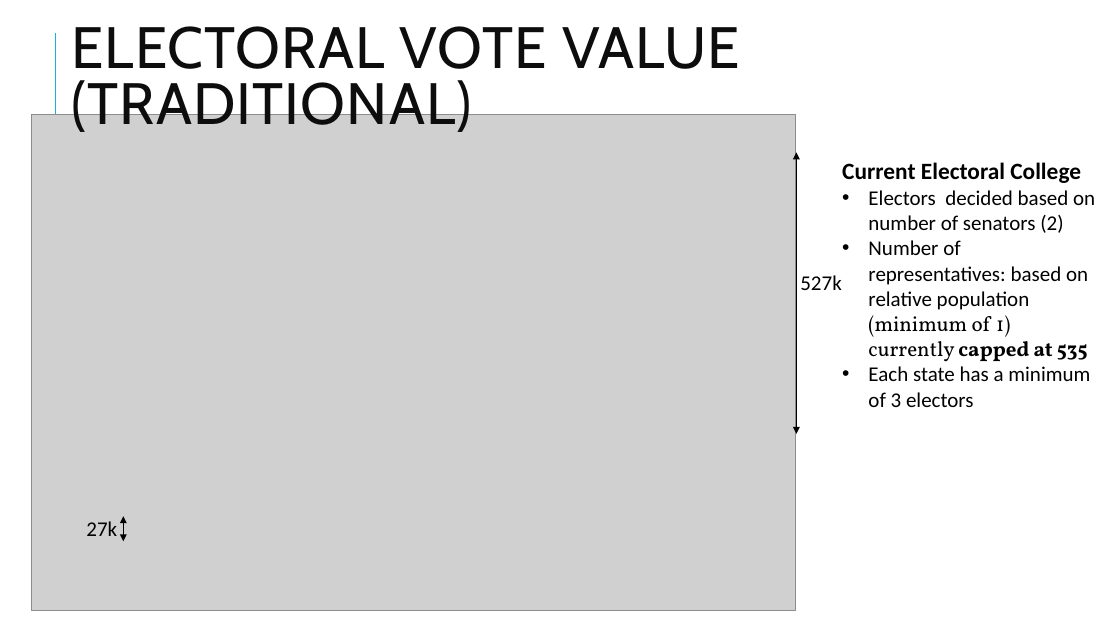
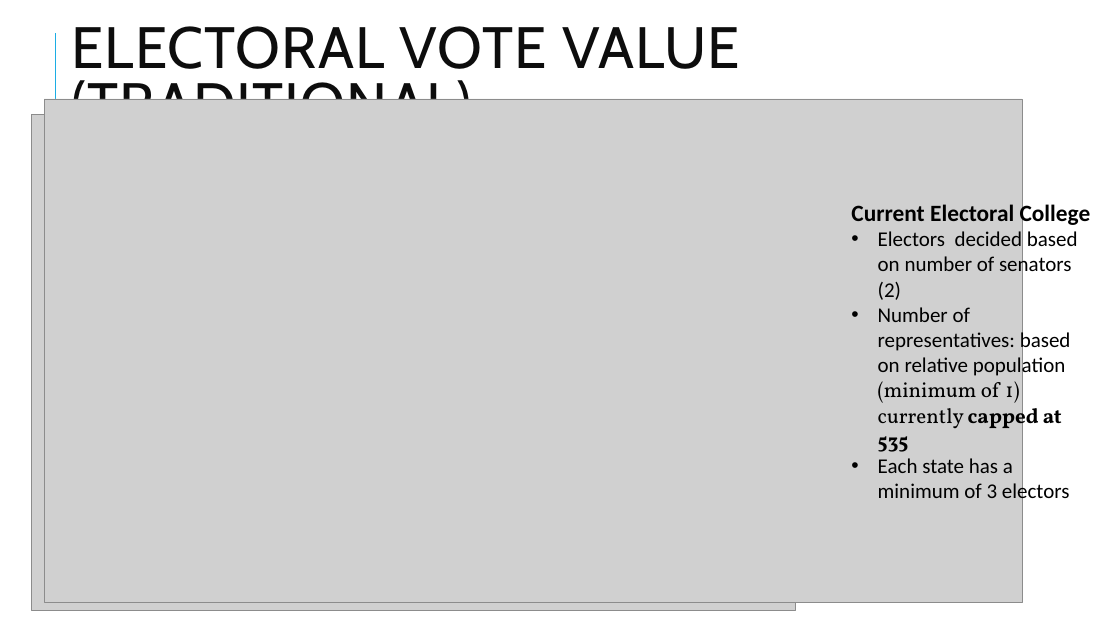
Before and after one commit to ta-data-mexpt/project-dataviz, a slide deck: slide 4 of project-dataviz.pptx (slide 3 before the commit). Drawn at 1120x630 pixels with LibreOffice and Linux fonts; fonts in the diff are those of the drawing; grey boxes stand for pictures. Boxes give left, top, right and bottom in pixels: in the first picture for what was removed or moved away, otherwise in the second. Text is boxed around its words. In the diff, an @@ line names an element or a change of style, - is before the commit and + after.

```diff
--- a/project-dataviz.pptx
+++ b/project-dataviz.pptx
@@ picture added at (45,99,1023,602) @@
@@ double arrow removed from (797, 152) to (797, 434) @@
@@ text "Current Electoral College" rewrapped from (842,162,1095,381) to (851,201,1091,505) @@
@@ text removed at (800,275,841,290) @@
-527k
@@ text removed at (86,521,117,536) @@
-27k
@@ double arrow removed from (124, 517) to (124, 541) @@
```
Also in this commit, not shown: 2 other slides changed, 2 slides added, 1 slide removed, 1 other file.
